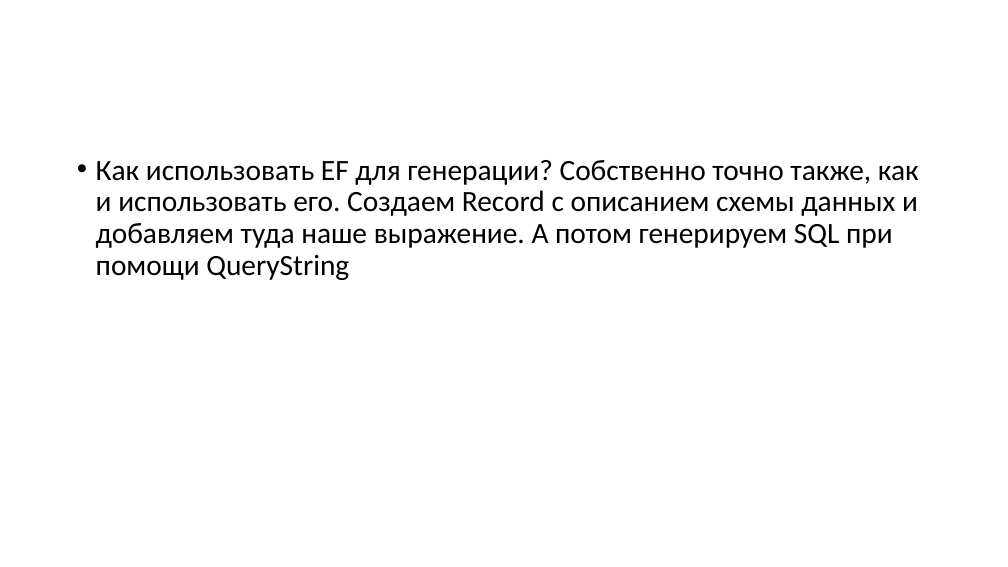
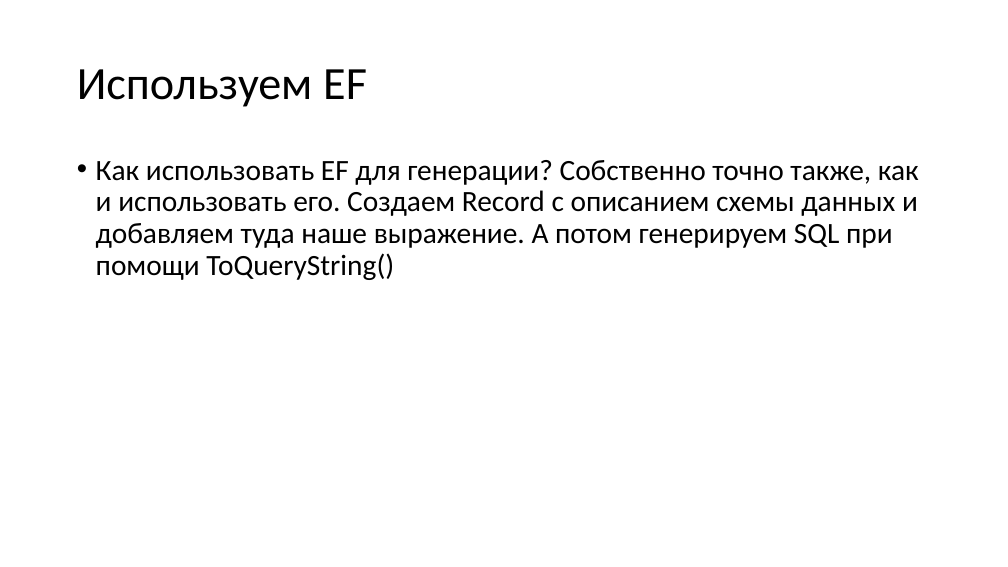
Before and after one commit to Sa1Gur/Expression2Sql, a slide deck: slide 7 of Query2SQL.pptx. Drawn at 1008x567 pixels with LibreOffice and Linux fonts; fonts in the diff are those of the drawing. Boxes give left, top, right and bottom in pixels: in the first picture for what was removed or moved away, otherwise in the second. Text is boxed around its words. In the diff, an @@ line names an element or a change of style, - is before the commit and + after.

```diff
--- a/Query2SQL.pptx
+++ b/Query2SQL.pptx
@@ title added at bbox=[77, 69, 367, 107], 44 pt, text #000000 @@
+Используем EF
@@ text at bbox=[96, 160, 919, 280]: text changed @@
-• Как использовать EF для генерации? Собственно точно также, как и использовать его. Создаем Record с описанием схемы данных и добавляем туда наше выражение. А потом генерируем SQL при помощи QueryString
+• Как использовать EF для генерации? Собственно точно также, как и использовать его. Создаем Record с описанием схемы данных и добавляем туда наше выражение. А потом генерируем SQL при помощи ToQueryString()
```
Also in this commit, not shown: 3 other slides changed, 1 other file.
